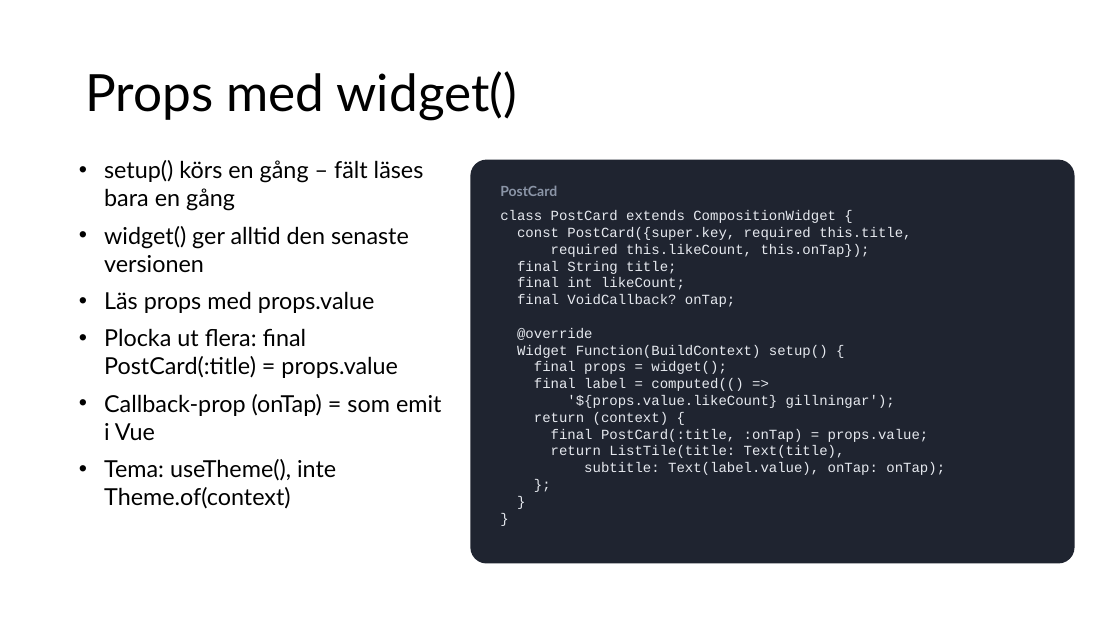
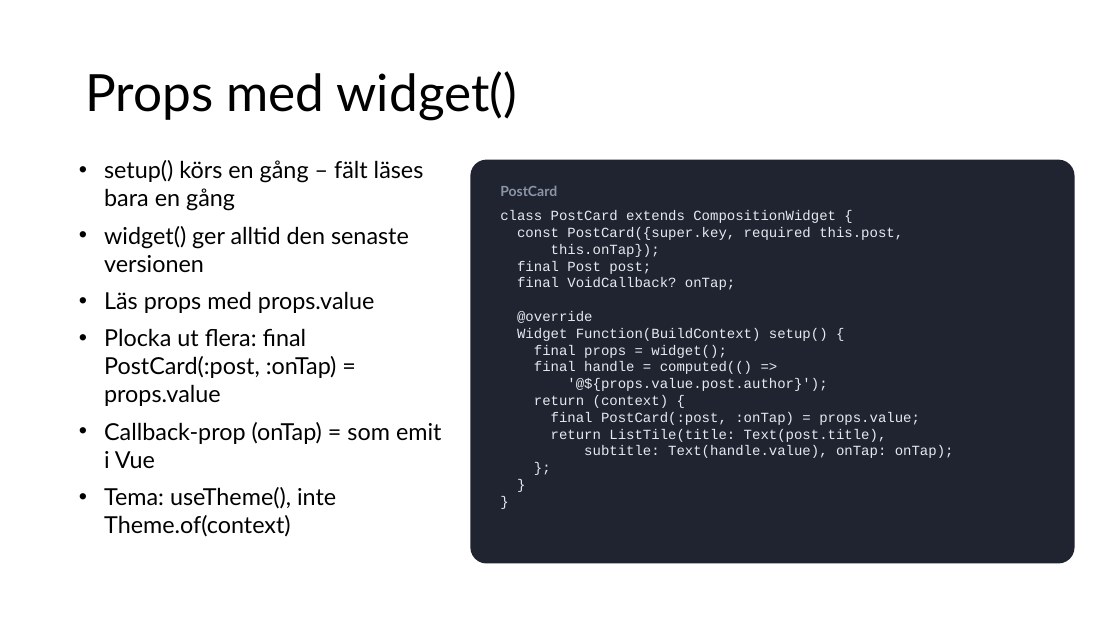
Before and after one commit to abbjetmus/pocketbase-flutter-kurs, a slide deck: slide 67 of Databaser och mobilapputveckling - sammanfattning.pptx (slide 81 before the commit). Drawn at 1120x630 pixels with LibreOffice and Linux fonts; fonts in the diff are those of the drawing. Boxes give left, top, right and bottom in pixels: in the first picture for what was removed or moved away, otherwise in the second. Text is boxed around its words. In the diff, an @@ line names an element or a change of style, - is before the commit and + after.

```diff
--- a/Databaser och mobilapputveckling - sammanfattning.pptx
+++ b/Databaser och mobilapputveckling - sammanfattning.pptx
@@ text in rounded rectangle at (517, 227, 903, 274): text changed @@
-const PostCard({super.key, required this.title,
-required this.likeCount, this.onTap});
-final String title;
-final int likeCount;
+const PostCard({super.key, required this.post,
+this.onTap});
+final Post post;
@@ text at (104, 328, 337, 406): text changed @@
-• Plocka ut flera: final PostCard(:title) = props.value
+• Plocka ut flera: final PostCard(:post, :onTap) = props.value
@@ text in rounded rectangle at (534, 361, 827, 391): text changed @@
-final label = computed(() =>
-'${props.value.likeCount} gillningar');
+final handle = computed(() =>
+'@${props.value.post.author}');
@@ text in rounded rectangle at (551, 412, 954, 458): text changed @@
-final PostCard(:title, :onTap) = props.value;
-return ListTile(title: Text(title),
-subtitle: Text(label.value), onTap: onTap);
+final PostCard(:post, :onTap) = props.value;
+return ListTile(title: Text(post.title),
+subtitle: Text(handle.value), onTap: onTap);
```
Also in this commit, not shown: 25 other slides changed, 7 slides removed, 20 other files.
